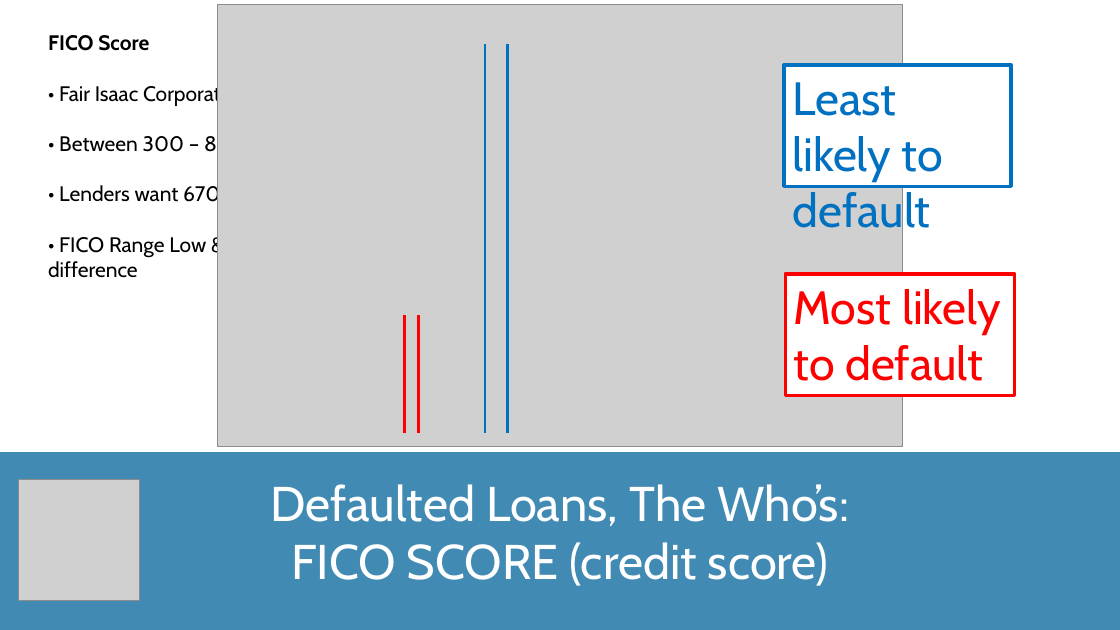
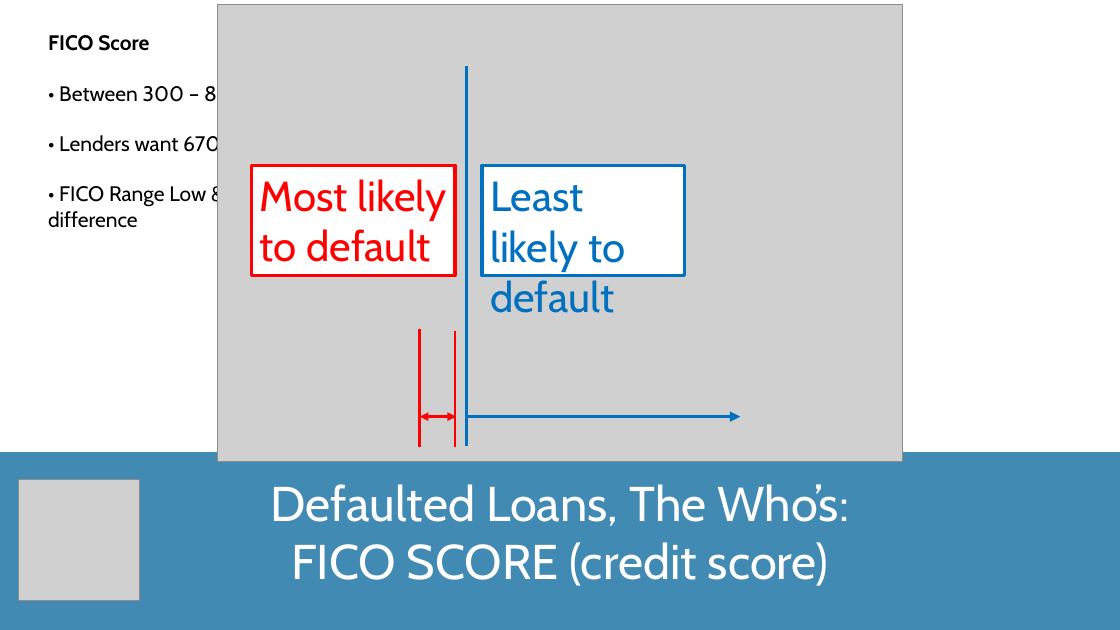
Before and after one commit to TomW49/final_proj_cc, a slide deck: slide 9 of documentation/loan_defaults_presentation.pptx. Drawn at 1120x630 pixels with LibreOffice and Linux fonts; fonts in the diff are those of the drawing; grey boxes stand for pictures. Boxes give left, top, right and bottom in pixels: in the first picture for what was removed or moved away, otherwise in the second. Text is boxed around its words. In the diff, an @@ line names an element or a change of style, - is before the commit and + after.

```diff
--- a/documentation/loan_defaults_presentation.pptx
+++ b/documentation/loan_defaults_presentation.pptx
@@ picture: place and size @@
-picture at bbox=[218, 5, 902, 447]
+picture at bbox=[218, 5, 902, 462]
@@ line removed from (507, 45) to (507, 433) @@
@@ text at bbox=[59, 83, 248, 107]: paragraph removed @@
-• Fair Isaac Corporation (FICO)
@@ line moved from (485, 45) - (485, 433) to (466, 66) - (466, 446) @@
@@ rectangle "Most likely to default" at bbox=[252, 166, 455, 276]: size 40 to 36 pt @@
@@ rectangle "Most likely to default": place and size @@
-rectangle "Most likely to default" at bbox=[786, 274, 1015, 396]
+rectangle "Most likely to default" at bbox=[252, 166, 455, 276]
@@ rectangle "Least likely to default": place and size @@
-rectangle "Least likely to default" at bbox=[784, 65, 1011, 187]
+rectangle "Least likely to default" at bbox=[482, 166, 685, 276]
@@ rectangle "Least likely to default" at bbox=[482, 166, 685, 276]: size 40 to 36 pt @@
@@ line moved from (418, 315) - (418, 433) to (420, 329) - (420, 447) @@
@@ line moved from (404, 315) - (404, 433) to (455, 331) - (455, 447) @@
@@ double arrow added from (420, 417) to (456, 417), #FF0000 2.5 pt @@
@@ arrow added from (466, 417) to (740, 417), #0070C0 3 pt @@
```
Also in this commit, not shown: 5 other slides changed.
